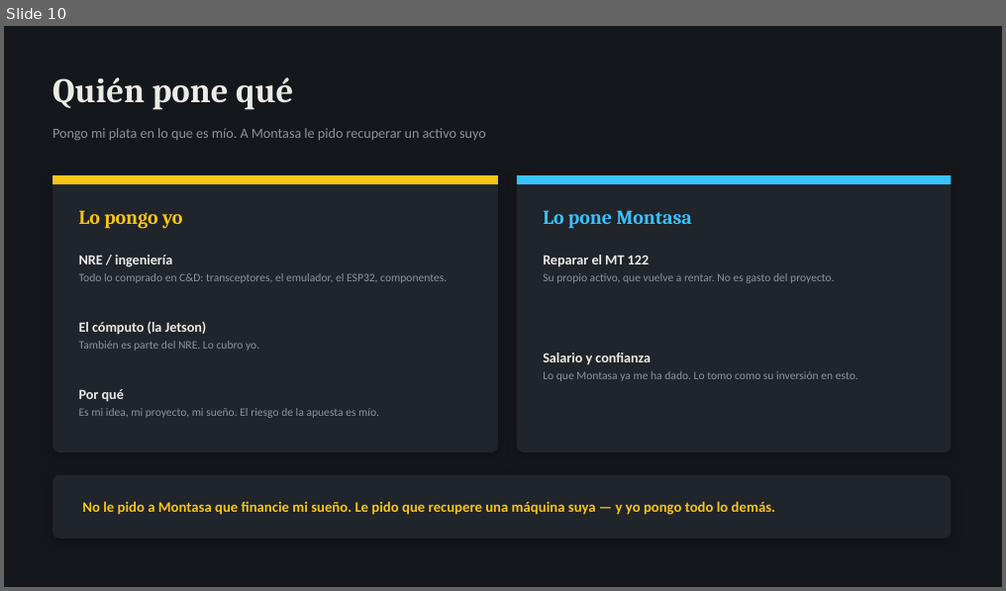
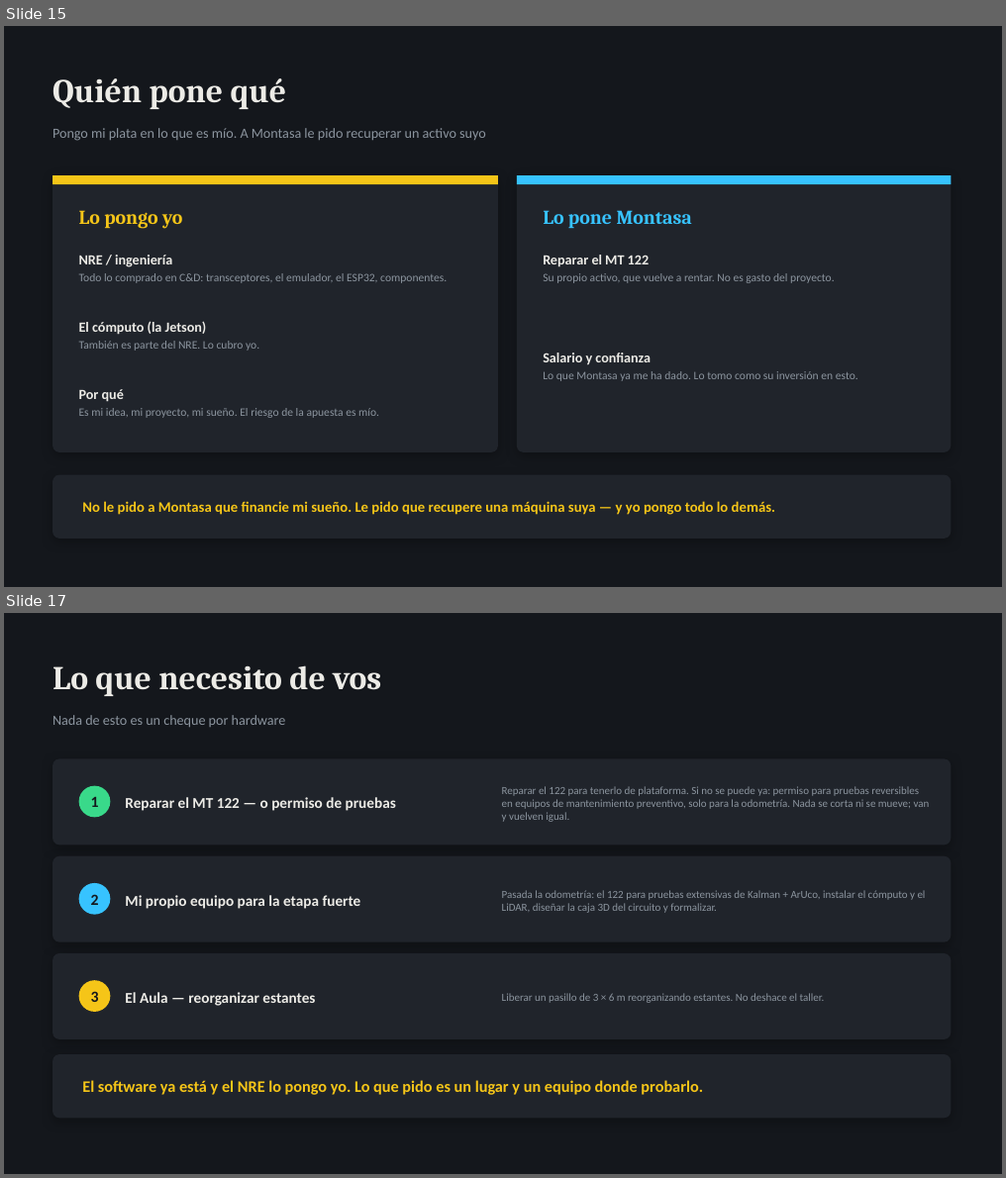
Before and after one commit to Rodzilla-TheCreator/tata, a slide deck: presentaciones/TaTa_Estado_y_Pedido_Omar.pptx. Shown one above the other, each under a label of ours: slide 10 before the commit, slides 15 and 17 after it; the slides between them are not shown. The pictures are 1006x591 and 1006x1178 pixels, drawn with LibreOffice and Linux fonts; fonts in the diff are those of the drawing. Boxes give left, top, right and bottom in pixels: in the first picture for what was removed or moved away, otherwise in the second. Text is boxed around its words. In the diff, an @@ line names an element or a change of style, - is before the commit and + after.

```diff
--- a/presentaciones/TaTa_Estado_y_Pedido_Omar.pptx
+++ b/presentaciones/TaTa_Estado_y_Pedido_Omar.pptx
@@ slide 17 added at box(4, 613, 1002, 1174), background #14171C @@
@@ text added at box(53, 665, 381, 696), 32 pt, text #ECEBE6, bold @@
+Lo que necesito de vos
@@ text added at box(53, 715, 286, 727), 13.5 pt, text #8B949E @@
+Nada de esto es un cheque por hardware
@@ rounded rectangle added at box(53, 759, 951, 845), fill #20242B @@
@@ ellipse added at box(79, 786, 110, 817), fill #39D98A @@
@@ text added at box(502, 786, 930, 822), 10.5 pt, text #8B949E @@
+Reparar el 122 para tenerlo de plataforma. Si no se puede ya: permiso para pruebas reversibles en equipos de mantenimiento preventivo, solo para la odometría. Nada se corta ni se mueve; van y vuelven igual.
@@ text added at box(91, 796, 99, 807), 15 pt, text #14171C, bold @@
+1
@@ text added at box(125, 797, 396, 811), 14.5 pt, text #ECEBE6, bold @@
+Reparar el MT 122 — o permiso de pruebas
@@ rounded rectangle added at box(53, 857, 951, 943), fill #20242B @@
@@ ellipse added at box(79, 883, 110, 915), fill #37C3FF @@
@@ text added at box(91, 894, 99, 905), 15 pt, text #14171C, bold @@
+2
@@ text added at box(125, 895, 361, 909), 14.5 pt, text #ECEBE6, bold @@
+Mi propio equipo para la etapa fuerte
@@ text added at box(502, 890, 926, 913), 10.5 pt, text #8B949E @@
+Pasada la odometría: el 122 para pruebas extensivas de Kalman + ArUco, instalar el cómputo y el LiDAR, diseñar la caja 3D del circuito y formalizar.
@@ rounded rectangle added at box(53, 954, 951, 1040), fill #20242B @@
@@ ellipse added at box(79, 980, 110, 1012), fill #F5C518 @@
@@ text added at box(91, 991, 99, 1002), 15 pt, text #14171C, bold @@
+3
@@ text added at box(125, 992, 315, 1006), 14.5 pt, text #ECEBE6, bold @@
+El Aula — reorganizar estantes
@@ text added at box(502, 993, 825, 1003), 10.5 pt, text #8B949E @@
+Liberar un pasillo de 3 × 6 m reorganizando estantes. No deshace el taller.
@@ rounded rectangle added at box(53, 1055, 951, 1118), fill #20242B @@
@@ text added at box(82, 1080, 703, 1095), 15.5 pt, text #F5C518, bold @@
+El software ya está y el NRE lo pongo yo. Lo que pido es un lugar y un equipo donde probarlo.
@@ what was slide 10 is now slide 15 @@
@@ slide 15 changed as well @@
@@ text "Quién pone qué" at box(53, 78, 286, 109): size 33 to 32 pt @@
```
Also in this commit, not shown: 8 other slides changed, 7 other slides added, 3 slides removed, 2 other files.
